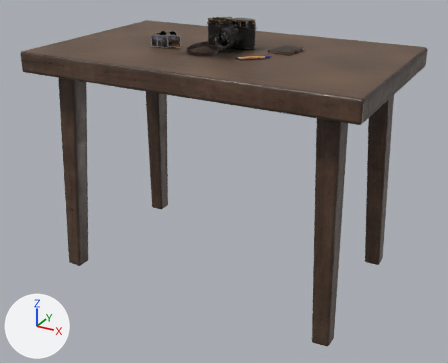
Two versions of the glTF model public/desk-flat-lay.glb, one commit apart.
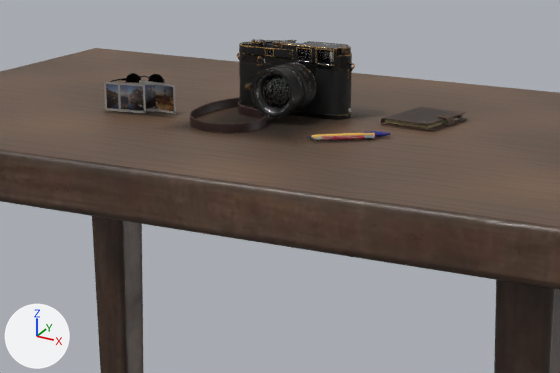
The first picture shows the older version from a camera (50 mm lens) standing at (1.407, -2.586, 1.767) and looking at (0.019, -0.062, 0.505). The close-ups show the older and then the newer version on the part from 24% to 77% of the width and 0% to 44% of the height of that picture. Only the edits that show in the close-ups are written down. The lights are fixed; the arrows at lower left show +X, +Y and +Z. Where no turn or scale is listed for an object, it has been applied to the vertices.

In view in the first close-up: 'Camera_01', 'Camera_01_strap', 'binder_notebook_closed', 'postcard_01', 'postcard_05', 'postcard_07', 'round_spectacles', 'shadow_camera', 'shadow_cards', 'shadow_stationery_supplies_pencil_used', 'stationery_supplies_pen_blue', 'stationery_supplies_pencil_used', 'wooden_table_02'.
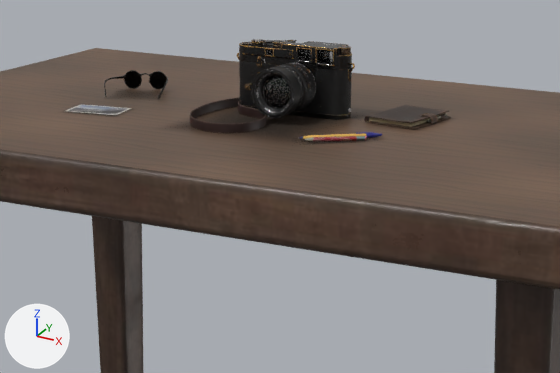
Pixel boxes (x1, y1, x2, y2) of what changed, in the close-ups (560 x 373 px):
'binder_notebook_closed', moved: before (381, 107, 467, 131); after (364, 105, 451, 129)
'postcard_05', moved, turned, rescaled: before (118, 83, 156, 112); after (65, 104, 132, 115)
'postcard_01', deleted: before (104, 81, 146, 113)
'round_spectacles', moved, rescaled: before (110, 73, 165, 83); after (104, 70, 168, 99)
'postcard_07', deleted: before (139, 80, 176, 114)
'stationery_supplies_pen_blue', moved: before (308, 131, 391, 138); after (300, 132, 382, 139)
'stationery_supplies_pencil_used', moved: before (312, 135, 375, 140); after (303, 136, 367, 142)
'shadow_cards', moved (not visible afterwards): before (114, 111, 168, 116)
'shadow_stationery_supplies_pencil_used', moved: before (321, 139, 367, 143); after (313, 140, 358, 144)

The change in detail:
Object 'binder_notebook_closed' (ob_binder_notebook_closed) moves from (0.218, 0.093, 1.161) to (0.183, 0.093, 1.161).
Object 'postcard_01' (ob_postcard_01) is deleted.
Object 'postcard_05' (ob_postcard_05) moves from (-0.27, -0.106, 1.19) to (-0.36, -0.13, 1.16).
Object 'postcard_05' (ob_postcard_05) turns from (90, 0, 30) to (0, 0, 8) degrees about x, y and z.
Object 'postcard_05' (ob_postcard_05) is rescaled from (0.55, 0.55, 0.55) to (0.7, 0.7, 0.7).
Object 'postcard_07' (ob_postcard_07) is deleted.
Object 'round_spectacles' (ob_round_spectacles) moves from (-0.399, 0.102, 1.177) to (-0.401, 0.109, 1.179).
Object 'round_spectacles' (ob_round_spectacles) is rescaled from (0.75, 0.75, 0.75) to (0.85, 0.85, 0.85).
Object 'shadow_cards' (ob_shadow_cards) moves from (-0.267, -0.11, 1.16) to (-0.356, -0.136, 1.16).
Object 'shadow_stationery_supplies_pencil_used' (ob_shadow_stationery_supplies_pencil_used) moves from (0.204, -0.141, 1.16) to (0.194, -0.156, 1.16).
Object 'stationery_supplies_pen_blue' (ob_stationery_supplies_pen_blue) moves from (0.205, -0.109, 1.164) to (0.195, -0.124, 1.164).
Object 'stationery_supplies_pencil_used' (ob_stationery_supplies_pencil_used) moves from (0.204, -0.132, 1.163) to (0.194, -0.147, 1.163).
